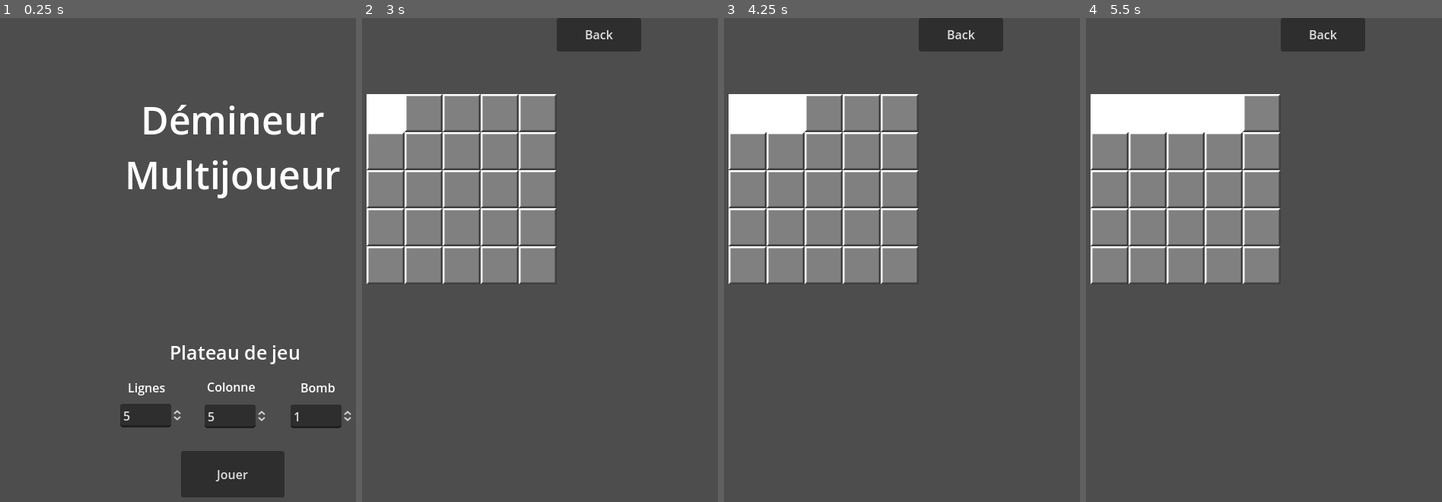
Above: before the commit, frames 1-4 (left to right).
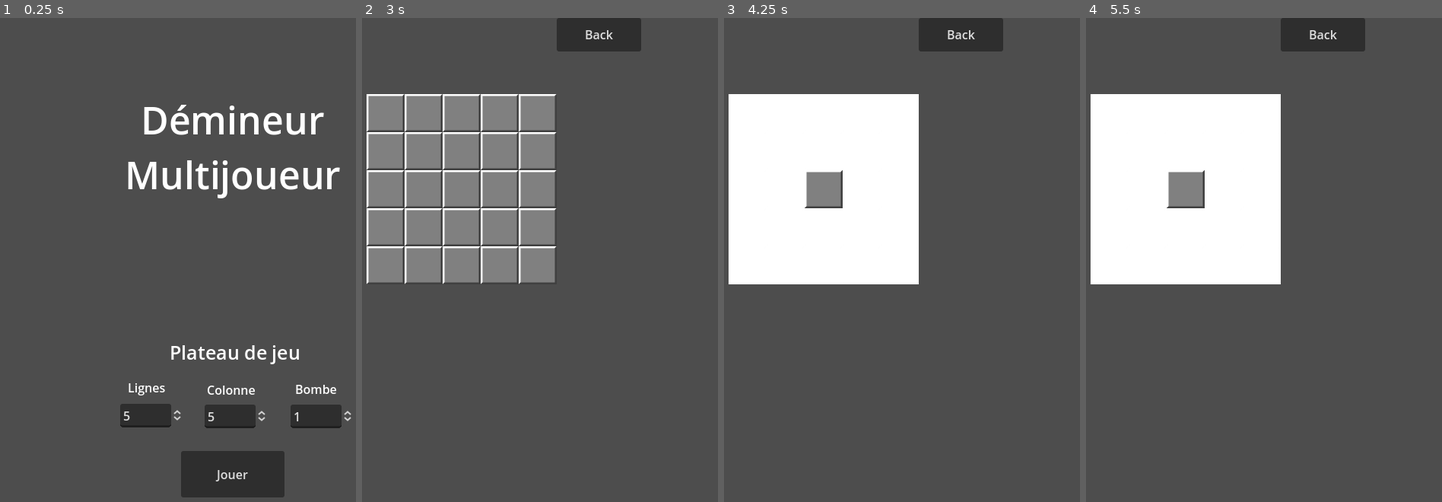
Above: after the commit, the same moments.

Repository: Jean-JacquesValmont/DemineurMultijoueur
Game: Godot game, scene res://Scene/Menu.tscn
Two runs of this game, one before a commit and one after it. Both use one fixed random seed, a clock stepped at 60 frames per second and the inputs below.
Inputs (mouse positions are in pixels of both pictures, inside the frame that each line leads up to):
- Up to frame 1 (0.25 s): no input
- Up to frame 2 (3 s): click "Jouer" at 0.5 s; click "Back" at 1.25 s; click "Jouer" at 2 s; tap Enter at 2.75 s; move the mouse to (386, 114) at 2.77 s; click (386, 114) at 2.92 s
- Up to frame 3 (4.25 s): tap Space at 3.5 s; move the mouse to (784, 114) at 3.52 s; click (784, 114) at 3.67 s
- Up to frame 4 (5.5 s): tap Enter at 4.25 s; move the mouse to (1185, 114) at 4.27 s; click (1185, 114) at 4.42 s; tap Space at 5 s; move the mouse to (1224, 114) at 5.02 s; click (1224, 114) at 5.17 s

The runs differ from the first frame. In frame 1, 0.3% of the frame differs, in the area x 58-95%, y 75-78%; in frame 2, 0.8%; in frame 3, 17%, in the area x 1-55%, y 15-56%; in frame 4, 16%.

Commit message:
Add search square empty function and check square around square click.

Diff:
--- a/Scene/Game.tscn
+++ b/Scene/Game.tscn
@@ -5,7 +5,9 @@
 [node name="Game" type="Node2D"]
 script = ExtResource("1_gclba")
 
-[node name="Button" type="Button" parent="."]
+[node name="BoardGame" type="Node2D" parent="."]
+
+[node name="ButtonBack" type="Button" parent="."]
 anchors_preset = 10
 anchor_right = 1.0
 offset_left = 350.0
@@ -15,4 +17,4 @@
 size_flags_horizontal = 4
 text = "Back"
 
-[connection signal="pressed" from="Button" to="." method="_on_button_pressed"]
+[connection signal="pressed" from="ButtonBack" to="." method="_on_button_pressed"]
--- a/Scene/Menu.tscn
+++ b/Scene/Menu.tscn
@@ -75,19 +75,19 @@
 
 [node name="NumberOfColumn" type="Label" parent="Settings"]
 layout_mode = 0
-offset_left = 364.5
-offset_top = 87.0
-offset_right = 428.5
-offset_bottom = 110.0
+offset_left = 365.0
+offset_top = 91.0
+offset_right = 429.0
+offset_bottom = 114.0
 text = "Colonne"
 
 [node name="NumberOFBomb" type="Label" parent="Settings"]
 layout_mode = 0
-offset_left = 488.0
-offset_top = 88.0
-offset_right = 527.0
-offset_bottom = 111.0
-text = "Bomb"
+offset_left = 481.0
+offset_top = 90.0
+offset_right = 536.0
+offset_bottom = 113.0
+text = "Bombe"
 
 [node name="SpinBoxLine" type="SpinBox" parent="Settings"]
 layout_mode = 0
--- a/Script/Game.gd
+++ b/Script/Game.gd
@@ -20,13 +20,13 @@
 			# Créer une instance de la scène Square
 			var square_instance = NewSquare.instantiate()
 
-			# Définir la position de l'instance
+			# Définir les paramètres de l'instance
 			square_instance.position = Vector2(100 + j*50, 100 + i*50)
 			square_instance.i = i
 			square_instance.j = j
 
 			# Ajouter l'instance comme enfant de ce nœud
-			add_child(square_instance)
+			get_node("BoardGame").add_child(square_instance)
 
 func createBoardArray(rowSize,columnSize):
 	for i in range(rowSize):
@@ -42,4 +42,6 @@
 	GlobalVariable.column = 5
 	GlobalVariable.bomb = 1
 	GlobalVariable.firstSquareClicked = false
+	GlobalVariable.bombExplosed = false
+	GlobalVariable.winGame = false
 	get_tree().change_scene_to_file("res://Scene/Menu.tscn")
--- a/Script/GlobalVariable.gd
+++ b/Script/GlobalVariable.gd
@@ -5,6 +5,8 @@
 var column = 5
 var bomb = 1
 var firstSquareClicked = false
+var bombExplosed = false
+var winGame = false
 
 # Called when the node enters the scene tree for the first time.
 func _ready():
--- a/Script/Square.gd
+++ b/Script/Square.gd
@@ -12,21 +12,20 @@
 	pass
 
 func _on_area_2d_input_event(viewport, event, shape_idx):
-	if event is InputEventMouseButton and event.button_index == MOUSE_BUTTON_LEFT:
-		if GlobalVariable.firstSquareClicked == false:
-			get_node("SquareEmpty").visible = true
-			placeBombs(GlobalVariable.bomb)
-			GlobalVariable.firstSquareClicked = true
-			print("i: ", i)
-			print("j: ", j)
-		else:
-			if GlobalVariable.boardGame[i][j] == null:
-				get_node("SquareEmpty").visible = true
-			else:
-				get_node("SquareWithBomb").visible = true
-			print("i: ", i)
-			print("j: ", j)
-
+	if GlobalVariable.bombExplosed == false and GlobalVariable.winGame == false:
+		if event is InputEventMouseButton:
+			if event.button_index == MOUSE_BUTTON_LEFT and event.is_released():
+				if GlobalVariable.firstSquareClicked == false:
+					get_node("SquareEmpty").visible = true
+					placeBombs(GlobalVariable.bomb)
+					searchSquareEmpty()
+					GlobalVariable.firstSquareClicked = true
+				else:
+					if GlobalVariable.boardGame[i][j] == null:
+						get_node("SquareEmpty").visible = true
+					else:
+						get_node("SquareWithBomb").visible = true
+						GlobalVariable.bombExplosed = true
 
 # Placer aléatoirement les bombes dans le tableau
 func placeBombs(numberOfBomb):
@@ -40,3 +39,32 @@
 			GlobalVariable.boardGame[random_row][random_col] = "bomb"
 			placedBombs += 1
 	print("Bombs placed:", GlobalVariable.boardGame)
+
+func checkSquare(iParam, jParam, offset_I, offset_J):
+	# Vérifie que les indices sont dans les limites du tableau
+	if (iParam + offset_I >= 0 and iParam + offset_I < GlobalVariable.column) and (jParam + offset_J >= 0 and jParam + offset_J < GlobalVariable.line):
+		# Si la case est vide
+		if GlobalVariable.boardGame[iParam + offset_I][jParam + offset_J] == null:
+			var numberOfChildren = get_parent().get_child_count()
+			for f in range(numberOfChildren):
+				# Vérifie si le carré correspondant est trouvé
+				if get_parent().get_child(f).i == iParam + offset_I and get_parent().get_child(f).j == jParam + offset_J:
+					get_parent().get_child(f).get_node("SquareEmpty").visible = true
+
+func checkAroundSquare(iParam,jParam):
+	checkSquare(iParam,jParam,-1,0)
+	checkSquare(iParam,jParam,-1,1)
+	checkSquare(iParam,jParam,0,1)
+	checkSquare(iParam,jParam,1,1)
+	checkSquare(iParam,jParam,1,0)
+	checkSquare(iParam,jParam,1,-1)
+	checkSquare(iParam,jParam,0,-1)
+	checkSquare(iParam,jParam,-1,-1)
+
+func searchSquareEmpty():
+	var numberOfChildren = get_parent().get_child_count()
+	for f in range(numberOfChildren):
+		if get_parent().get_child(f).get_node("SquareEmpty").visible == true:
+			var SquareSelectI = get_parent().get_child(f).i
+			var SquareSelectJ = get_parent().get_child(f).j
+			checkAroundSquare(SquareSelectI,SquareSelectJ)
Binary file changed: Image/SquareWithBomb.png
